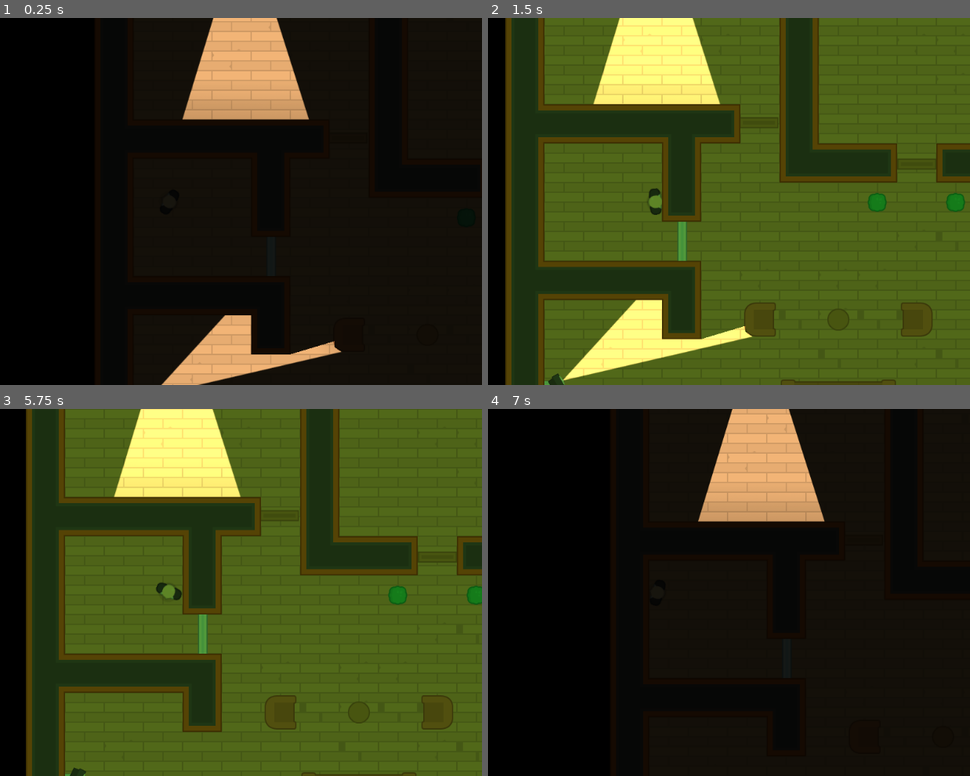
Above: before the commit, frames 1-4 (two rows, left to right).
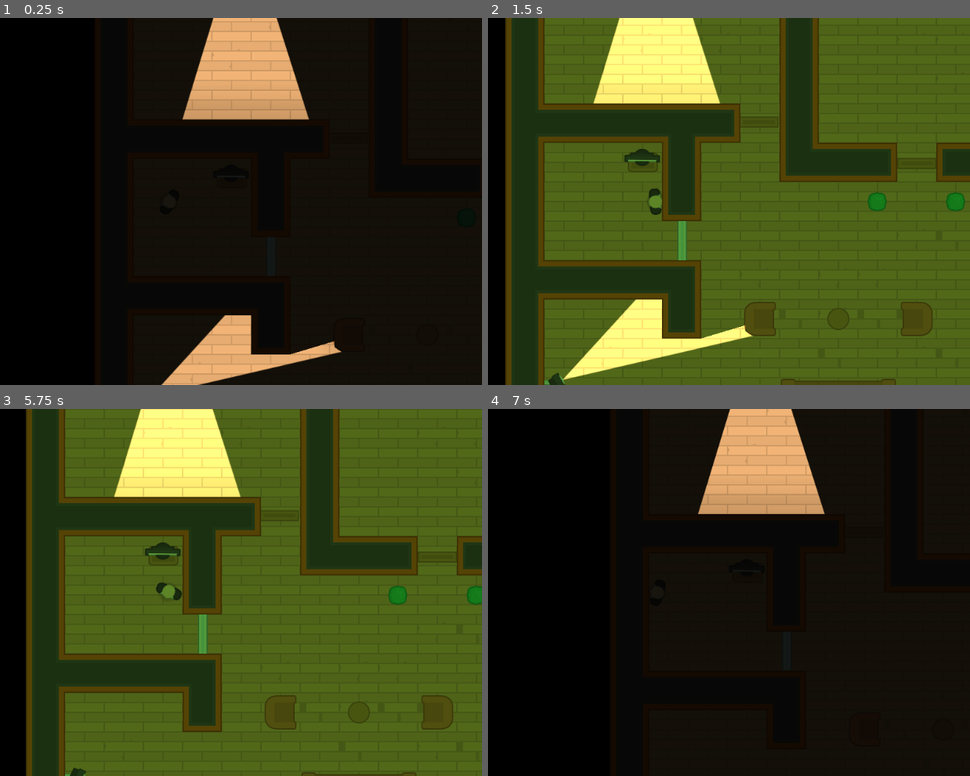
Above: after the commit, the same moments.

Repository: ColinJWright/HeistMeisters
Game: Godot game, scene res://Levels/Level1.tscn
Two runs of this game, one before a commit and one after it. Both use one fixed random seed, a clock stepped at 60 frames per second and the inputs below.
Inputs (mouse positions are in pixels of both pictures, inside the frame that each line leads up to):
- Up to frame 1 (0.25 s): no input
- Up to frame 2 (1.5 s): tap Enter at 0.5 s; move the mouse to (835, 139) at 0.52 s; hold D (move_right) 0.53-1.28 s; tap Space (toggle_vision_mode) at 0.6, 1.35 s; click (835, 139) at 0.67 s; move the mouse to (916, 179) at 1.27 s; hold S (move_down) from 1.28 s (still down); click (916, 179) at 1.42 s
- Up to frame 3 (5.75 s): move the mouse to (192, 585) at 2.02 s; release S (move_down) at 2.03 s; hold D (move_right) 2.03-2.75 s; tap Space (toggle_vision_mode) at 2.1, 5.1 s; click (192, 585) at 2.17 s; click "0" at 2.75 s; click "OK" at 3.5 s; click "OK" at 4.25 s; move the mouse to (134, 665) at 5.02 s; hold W (move_up) from 5.03 s (still down); click (134, 665) at 5.17 s
- Up to frame 4 (7 s): move the mouse to (844, 647) at 5.77 s; release W (move_up) at 5.78 s; hold A (move_left) from 5.78 s (still down); tap Space (toggle_vision_mode) at 5.85, 6.6 s; click (844, 647) at 5.92 s; move the mouse to (outside the picture) at 6.52 s; click (outside the picture) at 6.67 s

The runs differ from the first frame. In frame 2, 1.8% of the frame differs, in the area x 10-100%, y 0-100%; in frame 3, 0.2%; in frame 4, 2.0%, in the area x 43-70%, y 0-31%.
Error in both runs: Invalid get index '0' (on base: 'PoolVector2Array'). (res://Characters/NPCs/Guard.gd:23)

Commit message:
Lesson 61 complete. Created a computer with a new collision layer in the Projects settings so the Player can interact / collide with it.

Diff:
--- a/Characters/Player.tscn
+++ b/Characters/Player.tscn
@@ -6,6 +6,7 @@
 
 [node name="Player" instance=ExtResource( 2 )]
 position = Vector2( 1.33867, 0.15749 )
+collision_mask = 14
 script = ExtResource( 1 )
 
 [node name="Sprite" parent="." index="0"]
--- /dev/null
+++ b/Computer/Computer.gd
@@ -0,0 +1,15 @@
+extends Node2D
+
+var can_click = false
+
+func _on_Area2D_body_entered(body):
+	can_click = true
+
+
+func _on_Area2D_body_exited(body):
+	can_click = false
+	$CanvasLayer/ComputerPopup.hide()
+
+func _on_Area2D_input_event(viewport, event, shape_idx):
+	if Input.is_mouse_button_pressed(BUTTON_LEFT) and can_click:
+		$CanvasLayer/ComputerPopup.popup_centered()
--- /dev/null
+++ b/Computer/Computer.tscn
@@ -0,0 +1,31 @@
+[gd_scene load_steps=5 format=2]
+
+[ext_resource path="res://GFX/PNG/Tiles/tile_537.png" type="Texture" id=1]
+[ext_resource path="res://Computer/Computer.gd" type="Script" id=2]
+[ext_resource path="res://Computer/ComputerPopup.tscn" type="PackedScene" id=3]
+
+[sub_resource type="RectangleShape2D" id=1]
+extents = Vector2( 32, 48 )
+
+[node name="Computer" type="Node2D"]
+script = ExtResource( 2 )
+
+[node name="Sprite" type="Sprite" parent="."]
+rotation = 1.5708
+texture = ExtResource( 1 )
+
+[node name="Area2D" type="Area2D" parent="."]
+position = Vector2( 35, 0 )
+rotation = 1.57079
+collision_layer = 8
+
+[node name="CollisionShape2D" type="CollisionShape2D" parent="Area2D"]
+shape = SubResource( 1 )
+
+[node name="CanvasLayer" type="CanvasLayer" parent="."]
+
+[node name="ComputerPopup" parent="CanvasLayer" instance=ExtResource( 3 )]
+visible = false
+[connection signal="body_entered" from="Area2D" to="." method="_on_Area2D_body_entered"]
+[connection signal="body_exited" from="Area2D" to="." method="_on_Area2D_body_exited"]
+[connection signal="input_event" from="Area2D" to="." method="_on_Area2D_input_event"]
--- /dev/null
+++ b/Computer/ComputerPopup.tscn
@@ -0,0 +1,73 @@
+[gd_scene load_steps=5 format=2]
+
+[ext_resource path="res://Interface/Theme.tres" type="Theme" id=1]
+[ext_resource path="res://GFX/Interface/PNG/dotGreen.png" type="Texture" id=2]
+[ext_resource path="res://GFX/Interface/PNG/metalPanel_plate.png" type="Texture" id=3]
+[ext_resource path="res://GFX/Interface/PNG/glassPanel.png" type="Texture" id=4]
+
+[node name="ComputerPopup" type="Popup"]
+margin_right = 40.0
+margin_bottom = 40.0
+rect_min_size = Vector2( 600, 480 )
+theme = ExtResource( 1 )
+__meta__ = {
+"_edit_use_anchors_": false
+}
+
+[node name="NinePatchRect" type="NinePatchRect" parent="."]
+anchor_right = 1.0
+anchor_bottom = 1.0
+texture = ExtResource( 3 )
+patch_margin_left = 10
+patch_margin_top = 10
+patch_margin_right = 10
+patch_margin_bottom = 10
+
+[node name="CenterContainer" type="CenterContainer" parent="NinePatchRect"]
+anchor_right = 1.0
+anchor_bottom = 1.0
+margin_left = 20.0
+margin_top = 20.0
+margin_right = -20.0
+margin_bottom = -20.0
+__meta__ = {
+"_edit_use_anchors_": false
+}
+
+[node name="NinePatchRect" type="NinePatchRect" parent="NinePatchRect/CenterContainer"]
+margin_right = 560.0
+margin_bottom = 440.0
+rect_min_size = Vector2( 560, 440 )
+texture = ExtResource( 4 )
+patch_margin_left = 10
+patch_margin_top = 10
+patch_margin_right = 10
+patch_margin_bottom = 10
+
+[node name="Label" type="Label" parent="NinePatchRect/CenterContainer/NinePatchRect"]
+anchor_right = 1.0
+anchor_bottom = 1.0
+margin_left = 20.0
+margin_top = 20.0
+margin_right = -20.0
+margin_bottom = -20.0
+custom_colors/font_color = Color( 0, 0, 0, 1 )
+text = "TEST"
+__meta__ = {
+"_edit_use_anchors_": false
+}
+
+[node name="TextureRect" type="TextureRect" parent="."]
+anchor_left = 1.0
+anchor_top = 1.0
+anchor_right = 1.0
+anchor_bottom = 1.0
+margin_left = -20.0
+margin_top = -20.0
+margin_right = -5.0
+margin_bottom = -5.0
+texture = ExtResource( 2 )
+expand = true
+__meta__ = {
+"_edit_use_anchors_": false
+}
--- /dev/null
+++ b/Interface/Theme.tres
@@ -0,0 +1,37 @@
+[gd_resource type="Theme" load_steps=8 format=2]
+
+[ext_resource path="res://Interface/button_normal_style.tres" type="StyleBox" id=1]
+[ext_resource path="res://Interface/button_hover_style.tres" type="StyleBox" id=2]
+[ext_resource path="res://Interface/button_pressed_style.tres" type="StyleBox" id=3]
+[ext_resource path="res://GFX/Interface/Fonts/kenvector_future_thin.ttf" type="DynamicFontData" id=4]
+[ext_resource path="res://GFX/Interface/Fonts/kenvector_future.ttf" type="DynamicFontData" id=5]
+
+[sub_resource type="DynamicFont" id=1]
+font_data = ExtResource( 4 )
+
+[sub_resource type="DynamicFont" id=2]
+size = 24
+font_data = ExtResource( 5 )
+
+[resource]
+default_font = SubResource( 2 )
+Button/colors/font_color = Color( 0, 0, 0, 1 )
+Button/colors/font_color_disabled = Color( 0.9, 0.9, 0.9, 0.2 )
+Button/colors/font_color_hover = Color( 0, 0, 0, 1 )
+Button/colors/font_color_pressed = Color( 0, 0, 0, 1 )
+Button/constants/hseparation = 2
+Button/fonts/font = SubResource( 1 )
+Button/styles/disabled = null
+Button/styles/focus = null
+Button/styles/hover = ExtResource( 2 )
+Button/styles/normal = ExtResource( 1 )
+Button/styles/pressed = ExtResource( 3 )
+Label/colors/font_color = Color( 1, 1, 1, 1 )
+Label/colors/font_color_shadow = Color( 0, 0, 0, 0 )
+Label/colors/font_outline_modulate = Color( 1, 1, 1, 1 )
+Label/constants/line_spacing = 3
+Label/constants/shadow_as_outline = 0
+Label/constants/shadow_offset_x = 1
+Label/constants/shadow_offset_y = 1
+Label/fonts/font = null
+Label/styles/normal = null
--- a/Levels/Level1.tscn
+++ b/Levels/Level1.tscn
@@ -1,10 +1,11 @@
-[gd_scene load_steps=6 format=2]
+[gd_scene load_steps=7 format=2]
 
 [ext_resource path="res://Levels/TemplateLevel.tscn" type="PackedScene" id=1]
 [ext_resource path="res://Characters/NPCs/SecurityCamera.tscn" type="PackedScene" id=2]
 [ext_resource path="res://Characters/NPCs/Guard.tscn" type="PackedScene" id=3]
 [ext_resource path="res://Doors/Door.tscn" type="PackedScene" id=4]
 [ext_resource path="res://Doors/LockedDoor.tscn" type="PackedScene" id=5]
+[ext_resource path="res://Computer/Computer.tscn" type="PackedScene" id=6]
 
 [node name="Level1" instance=ExtResource( 1 )]
 
@@ -12,7 +13,7 @@
 tile_data = PoolIntArray( -393215, 2, 0, -393214, 2, 2, -393213, 2, 2, -393212, 2, 2, -393211, 2, 2, -393210, 2, 2, -39 …(11447 unchanged characters)…
 
 [node name="Furniture" parent="Navigation2D" index="1"]
-tile_data = PoolIntArray( 20, -1610612727, 0, 23, -1610612727, 0, 196618, -1610612729, 0, 196620, -16106127 …(357 unchanged characters)…
+tile_data = PoolIntArray( 20, -1610612727, 0, 23, -1610612727, 0, 131076, 1610612741, 0, 196618, -1610612729, 0, 196620, -16106127 …(357 unchanged characters)…
 
 [node name="Destination0" type="Position2D" parent="Navigation2D/Destinations" index="0"]
 position = Vector2( 230.113, 1195.38 )
@@ -89,3 +90,7 @@
 [node name="LockedDoor" parent="LockedDoors" index="0" instance=ExtResource( 5 )]
 position = Vector2( 352.818, 287.882 )
 rotation = 1.5708
+
+[node name="Computer" parent="Computers" index="0" instance=ExtResource( 6 )]
+position = Vector2( 287.42, 152.096 )
+rotation = 1.58288
--- a/Levels/TemplateLevel.tscn
+++ b/Levels/TemplateLevel.tscn
@@ -300,6 +300,8 @@
 
 [node name="Furniture" type="TileMap" parent="Navigation2D"]
 tile_set = SubResource( 21 )
+collision_layer = 2
+collision_mask = 5
 format = 1
 
 [node name="Destinations" type="Node" parent="Navigation2D"]
@@ -320,3 +322,5 @@
 [node name="Doors" type="Node" parent="."]
 
 [node name="LockedDoors" type="Node" parent="."]
+
+[node name="Computers" type="Node" parent="."]
--- a/project.godot
+++ b/project.godot
@@ -56,6 +56,7 @@
 2d_physics/layer_1="Player"
 2d_physics/layer_2="Tilemap"
 2d_physics/layer_3="NPC"
+2d_physics/layer_4="Computer"
 
 [rendering]
 
